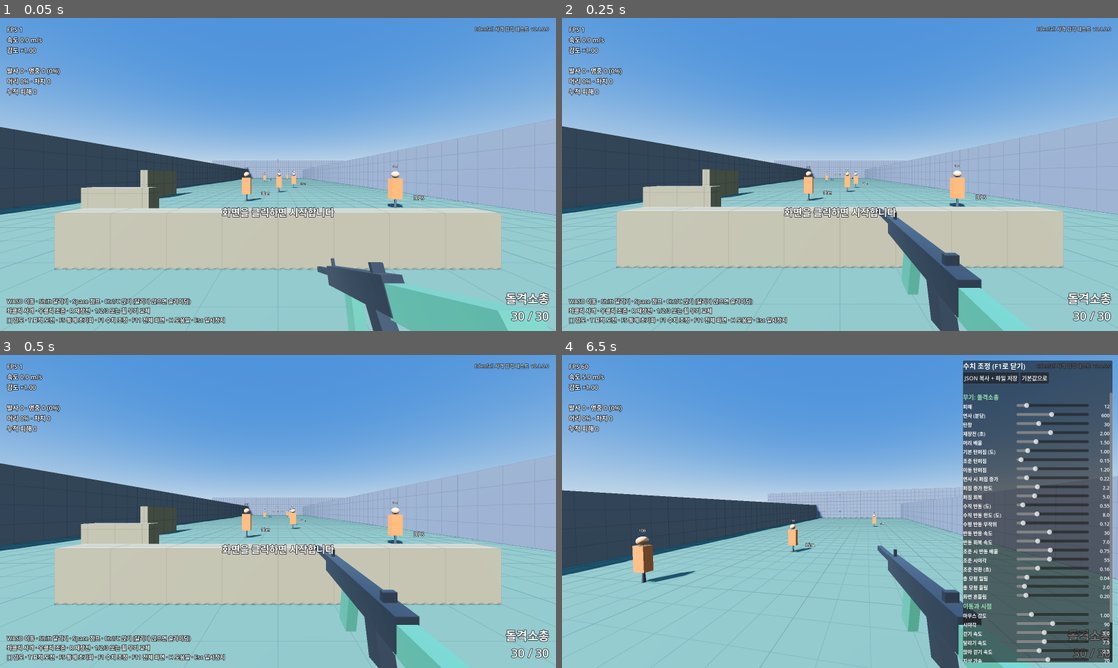
Above: before the commit, frames 1-4 (two rows, left to right).
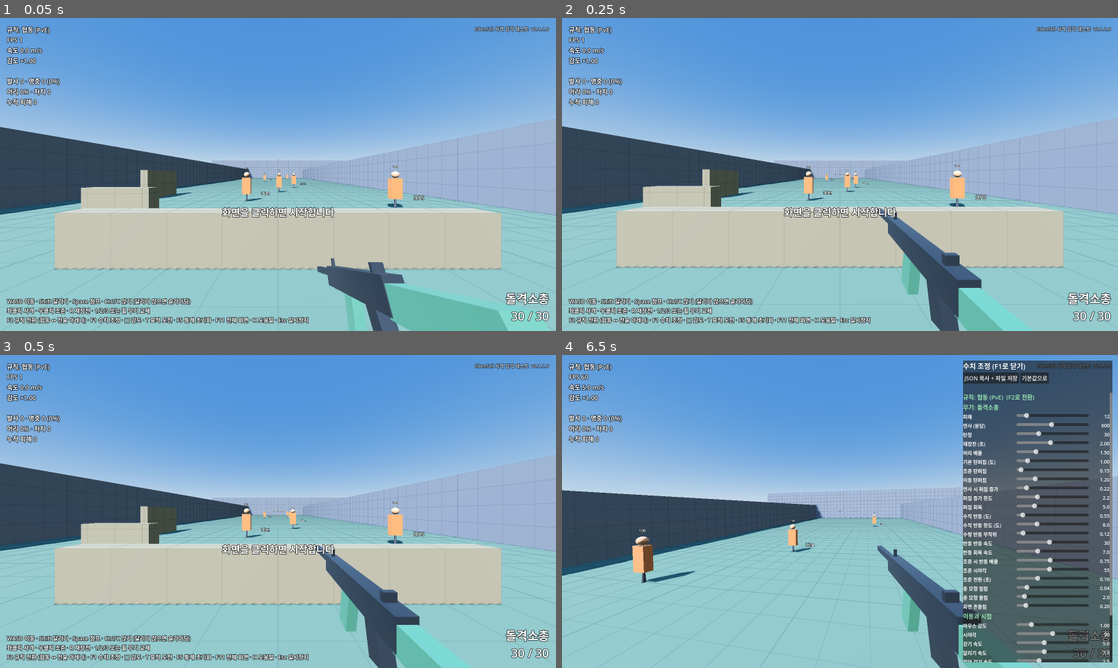
Above: after the commit, the same moments.

Repository: sopo9880/3D_Game_dev_proj
Game: Godot game, scene res://game/range/range.tscn
Two runs of this game, one before a commit and one after it. Both use one fixed random seed, a clock stepped at 60 frames per second and the inputs below.
Inputs (mouse positions are in pixels of both pictures, inside the frame that each line leads up to):
- Up to frame 1 (0.05 s): no input
- Up to frame 2 (0.25 s): no input
- Up to frame 3 (0.5 s): no input
- Up to frame 4 (6.5 s): move the mouse to (962, 495) at 0.52 s; hold D (move_right) 0.53-1.28 s; hold Right mouse button (aim) 0.53-1.28 s; click (962, 495) at 0.67 s; tap Space (jump) at 0.77, 1.07, 1.52, 1.82, 2.3, 2.85, 3.02, 3.32, 3.77, 4.07, 4.52, 4.82, 5.3, 6.02, 6.32 s; tap Ctrl (crouch) at 0.8, 1.35, 3.8, 4.35 s; move the mouse to (812, 511) at 1.27 s; hold W (move_forward) 1.28-5.78 s; tap Shift (sprint) at 1.55, 4.55, 5.85 s; move the mouse to (851, 505) at 2.02 s; hold Shift (sprint) 2.03-2.78 s; move the mouse to (834, 517) at 2.77 s; click (834, 517) at 2.92 s; right-click (834, 517) at 3.05 s; move the mouse to (878, 514) at 3.52 s; hold Right mouse button (aim) 3.53-4.28 s; tap R (reload) at 4.15 s; move the mouse to (795, 508) at 4.27 s; tap F5 (reset_stats) at 4.9 s; move the mouse to (845, 511) at 5.02 s; press the mouse at (845, 511) at 5.03 s; tap H (toggle_help) at 5.65 s; move the mouse to (817, 505) at 5.77 s; release the mouse at (817, 505) at 5.78 s; hold D (move_right) from 5.78 s (still down); right-click (817, 505) at 6.05 s; tap F1 (toggle_tuning) at 6.4 s

The runs differ from the first frame. In frame 1, 1.9% of the frame differs, in the area x 1-99%, y 2-98%; in frame 2, 1.9%; in frame 3, 1.9%; in frame 4, 6.1%, in the area x 1-99%, y 2-99%.

Commit message:
Make PvP a round-based tactical arena; add switchable rule profiles (v0.1.1)
- Blueprint: PvP section rewritten as attack/defend seed-planting mode
  with round economy, one life per round, utility tools (D-034)
- Gunplay and movement numbers split into rule profiles (D-035):
  data/profiles.json, data/weapons_arena.json
- Range test build: F2 switches co-op <-> tactical arena rules;
  self-test covers the arena profile

Co-Authored-By: Claude Fable 5.2 <noreply@anthropic.com>
Claude-Session: https://claude.ai/code/session_0178JCr6JhjCFqrJdXSvHzRV

Diff:
--- /dev/null
+++ b/data/profiles.json
@@ -0,0 +1,9 @@
+[
+  {"id": "coop", "name": "협동 (PvE)", "weapons": "res://data/weapons.json",
+   "movement": {}},
+
+  {"id": "arena", "name": "전술 아레나 (PvP)", "weapons": "res://data/weapons_arena.json",
+   "movement": {"allow_sprint": false, "allow_slide": false, "shift_walks": true,
+                "walk_speed": 5.4, "sprint_speed": 5.4, "crouch_speed": 2.4,
+                "ground_accel": 90, "air_accel": 3, "jump_velocity": 6.2}}
+]
--- /dev/null
+++ b/data/weapons_arena.json
@@ -0,0 +1,25 @@
+[
+  {"id": "pistol", "name": "권총 (아레나)", "slot": 3,
+   "damage": 26, "pellets": 1, "rpm": 400, "auto": false, "mag": 12, "reload_time": 1.6, "reload_per_shell": false,
+   "infinite_ammo": true, "head_mult": 3.0,
+   "falloff_start": 20, "falloff_end": 40, "falloff_min": 0.8,
+   "spread_hip": 0.25, "spread_ads": 0.2, "spread_move": 3.0, "spread_air": 7.0, "bloom_per_shot": 0.7, "bloom_max": 3.0, "bloom_recover": 7.0,
+   "recoil_v": 1.6, "recoil_v_cap": 6.0, "recoil_h": [0.1, -0.15, 0.2, -0.1], "recoil_h_rand": 0.2, "recoil_snap": 32, "recoil_recover": 10, "recoil_reset_time": 0.4, "ads_recoil_mult": 0.9,
+   "ads_fov": 75, "ads_time": 0.12, "kick_back": 0.05, "kick_up": 6.0, "shake": 0.2},
+
+  {"id": "rifle", "name": "소총 (아레나)", "slot": 1,
+   "damage": 39, "pellets": 1, "rpm": 585, "auto": true, "mag": 25, "reload_time": 2.5, "reload_per_shell": false,
+   "infinite_ammo": false, "head_mult": 4.0,
+   "falloff_start": 40, "falloff_end": 60, "falloff_min": 0.85,
+   "spread_hip": 0.2, "spread_ads": 0.12, "spread_move": 5.0, "spread_air": 9.0, "bloom_per_shot": 0.14, "bloom_max": 1.6, "bloom_recover": 4.0,
+   "recoil_v": 0.95, "recoil_v_cap": 7.5, "recoil_h": [0.0, 0.0, 0.05, -0.1, 0.1, 0.45, 0.6, 0.5, 0.3, -0.2, -0.6, -0.7, -0.6, -0.3, 0.2, 0.6], "recoil_h_rand": 0.08, "recoil_snap": 34, "recoil_recover": 6, "recoil_reset_time": 0.35, "ads_recoil_mult": 0.85,
+   "ads_fov": 72, "ads_time": 0.15, "kick_back": 0.04, "kick_up": 2.6, "shake": 0.15},
+
+  {"id": "shotgun", "name": "샷건 (아레나)", "slot": 2,
+   "damage": 13, "pellets": 12, "rpm": 66, "auto": false, "mag": 5, "reload_time": 0.55, "reload_per_shell": true,
+   "infinite_ammo": false, "head_mult": 2.0,
+   "falloff_start": 7, "falloff_end": 16, "falloff_min": 0.15,
+   "spread_hip": 2.6, "spread_ads": 2.6, "spread_move": 0.4, "spread_air": 2.0, "bloom_per_shot": 0.0, "bloom_max": 0.0, "bloom_recover": 5.0,
+   "recoil_v": 5.0, "recoil_v_cap": 12.0, "recoil_h": [0.3, -0.4], "recoil_h_rand": 0.5, "recoil_snap": 22, "recoil_recover": 6, "recoil_reset_time": 0.7, "ads_recoil_mult": 1.0,
+   "ads_fov": 80, "ads_time": 0.15, "kick_back": 0.12, "kick_up": 11.0, "shake": 0.6}
+]
--- a/game/input_setup.gd
+++ b/game/input_setup.gd
@@ -7,7 +7,7 @@
 	&"jump": [KEY_SPACE], &"sprint": [KEY_SHIFT], &"crouch": [KEY_CTRL, KEY_C],
 	&"reload": [KEY_R],
 	&"weapon_1": [KEY_1], &"weapon_2": [KEY_2], &"weapon_3": [KEY_3],
-	&"toggle_tuning": [KEY_F1], &"toggle_help": [KEY_H], &"reset_stats": [KEY_F5],
+	&"toggle_tuning": [KEY_F1], &"toggle_profile": [KEY_F2], &"toggle_help": [KEY_H], &"reset_stats": [KEY_F5],
 	&"start_challenge": [KEY_T], &"sens_down": [KEY_BRACKETLEFT], &"sens_up": [KEY_BRACKETRIGHT],
 	&"toggle_fullscreen": [KEY_F11], &"pause": [KEY_ESCAPE],
 }
--- a/game/player/player.gd
+++ b/game/player/player.gd
@@ -6,6 +6,7 @@
 signal weapon_switched(gun: Gun)
 signal hit_confirmed(damage: float, head: bool, killed: bool)
 signal shot_fired
+signal profile_changed(profile_name: String)
 
 const STAND_HEIGHT := 1.8
 const CROUCH_HEIGHT := 1.1
@@ -39,6 +40,13 @@
 var gravity: float = 20.0
 var slide_speed: float = 10.0
 var slide_friction: float = 7.0
+
+## 규칙 묶음(프로필)이 켜고 끄는 값. 협동과 아레나가 같은 컨트롤러를 다른 규칙으로 쓴다.
+var allow_sprint: bool = true
+var allow_slide: bool = true
+var shift_walks: bool = false      ## true면 Shift가 달리기 대신 조용히 걷기(절반 속도)
+var profiles: Array = []
+var profile_index: int = -1
 
 var input_enabled: bool = true
 var force_active: bool = false    ## 자동 점검용: 마우스가 잡혀 있지 않아도 입력을 받는다
@@ -82,6 +90,14 @@
 var _roll: float = 0.0
 var _switch_lock: float = 0.0
 var _empty_clicked: bool = false
+var _base_values: Dictionary[String, Variant] = {}
+
+## 프로필이 덮어쓸 수 있는 값. 감도와 시야각은 개인 설정이라 프로필이 건드리지 않는다.
+const PROFILE_KEYS: Array[String] = [
+	"allow_sprint", "allow_slide", "shift_walks",
+	"walk_speed", "sprint_speed", "crouch_speed", "ground_accel", "air_accel",
+	"jump_velocity", "gravity", "slide_speed", "slide_friction",
+]
 
 
 func _ready() -> void:
@@ -106,13 +122,45 @@
 	viewmodel = Viewmodel.new()
 	camera.add_child(viewmodel)
 
-	for def in WeaponDef.load_all("res://data/weapons.json"):
+	for key: String in PROFILE_KEYS:
+		_base_values[key] = get(key)
+	var parsed: Variant = JSON.parse_string(FileAccess.get_file_as_string("res://data/profiles.json"))
+	profiles = parsed if parsed is Array else []
+	apply_profile(0)
+
+
+## 규칙 묶음을 바꾼다: 이동 수치와 허용 동작, 무기 목록이 통째로 바뀐다.
+func apply_profile(index: int) -> void:
+	if profiles.is_empty():
+		push_error("data/profiles.json 을 읽을 수 없음")
+		return
+	profile_index = posmod(index, profiles.size())
+	var profile: Dictionary = profiles[profile_index]
+	for key: String in _base_values:
+		set(key, _base_values[key])
+	var movement: Dictionary = profile.get("movement", {})
+	for key: String in movement:
+		if not _base_values.has(key):
+			push_warning("프로필 %s: 모르는 항목 '%s'" % [profile.get("id"), key])
+		elif _base_values[key] is bool:
+			set(key, bool(movement[key]))
+		else:
+			set(key, float(movement[key]))
+	sliding = false
+	guns.clear()
+	gun = null
+	for def in WeaponDef.load_all(str(profile.get("weapons", "res://data/weapons.json"))):
 		var g := Gun.new(def)
 		g.reload_started.connect(func() -> void: sfx.play(&"reload", 0.05))
 		g.reload_step.connect(func() -> void: sfx.play(&"shell", 0.08))
 		g.reload_finished.connect(func() -> void: sfx.play(&"reload", 0.05))
 		guns.append(g)
 	_equip(0)
+	profile_changed.emit(profile_name())
+
+
+func profile_name() -> String:
+	return str((profiles[profile_index] as Dictionary).get("name", "?")) if profile_index >= 0 else "?"
 
 
 func _unhandled_input(event: InputEvent) -> void:
@@ -192,7 +240,8 @@
 	var wish := (Basis(Vector3.UP, yaw) * Vector3(input.x, 0, input.y)).normalized()
 	var on_floor := is_on_floor()
 	var want_crouch := active and Input.is_action_pressed(&"crouch")
-	var want_sprint := active and Input.is_action_pressed(&"sprint") and input.y < 0.0 and not want_crouch \
+	var shift := active and Input.is_action_pressed(&"sprint")
+	var want_sprint := allow_sprint and shift and input.y < 0.0 and not want_crouch \
 			and ads_amount < 0.3 and not (gun.def.auto and Input.is_action_pressed(&"fire"))
 
 	_coyote = 0.1 if on_floor else maxf(_coyote - delta, 0.0)
@@ -200,7 +249,7 @@
 	_slide_cooldown = maxf(_slide_cooldown - delta, 0.0)
 
 	# 슬라이딩 시작: 달리다가 앉기.
-	if not sliding and on_floor and want_crouch and not crouching and _slide_cooldown <= 0.0 \
+	if allow_slide and not sliding and on_floor and want_crouch and not crouching and _slide_cooldown <= 0.0 \
 			and horizontal_speed() > walk_speed + 0.5:
 		sliding = true
 		_slide_time = 0.0
@@ -223,6 +272,8 @@
 			_slide_cooldown = 0.35
 	else:
 		var max_speed := crouch_speed if crouching else (sprint_speed if want_sprint else walk_speed)
+		if shift_walks and shift and not crouching:
+			max_speed = walk_speed * 0.5
 		max_speed *= lerpf(1.0, 0.7, ads_amount)
 		var target := wish * max_speed
 		var horiz := Vector3(velocity.x, 0, velocity.z)
--- a/game/range/range.gd
+++ b/game/range/range.gd
@@ -72,6 +72,11 @@
 	elif event is InputEventMouseButton and event.pressed and Input.mouse_mode != Input.MOUSE_MODE_CAPTURED and not panel.visible:
 		Input.mouse_mode = Input.MOUSE_MODE_CAPTURED
 		get_viewport().set_input_as_handled()
+	elif event.is_action_pressed(&"toggle_profile"):
+		player.apply_profile(player.profile_index + 1)
+		player.reset_stats()
+		if panel.visible:
+			panel.rebuild()
 	elif event.is_action_pressed(&"toggle_help"):
 		hud.toggle_help()
 	elif event.is_action_pressed(&"reset_stats"):
@@ -342,6 +347,38 @@
 	if player.global_position.y - y0 < 0.5:
 		errors.append("점프 높이 %.2fm" % (player.global_position.y - y0))
 
+	# 전술 아레나 규칙: 달리기와 슬라이딩이 없고, 움직이면 탄이 크게 퍼지며, 소총 머리 한 발에 쓰러진다.
+	await _frames(20)
+	player.apply_profile(1)
+	await _frames(20)
+	if player.allow_sprint or player.allow_slide or player.guns.size() != 3:
+		errors.append("아레나 규칙이 적용되지 않음")
+	player.equip_by_id(&"rifle")
+	await _frames(20)
+	var still := player.gun.spread(false, 0.0, false)
+	var moving := player.gun.spread(false, 1.0, false)
+	if still > 0.5 or moving < still * 8.0:
+		errors.append("아레나 소총 탄퍼짐: 정지 %.2f, 이동 %.2f" % [still, moving])
+	target.reset()
+	await _frames(2)
+	_aim_at(target.global_position + Vector3(0, 1.69, 0))
+	await _frames(2)
+	player._shoot()
+	await _frames(2)
+	if target.visible:
+		errors.append("아레나 소총 머리 한 발에 쓰러지지 않음 (남은 체력 %.0f)" % target.hp)
+	start = player.global_position
+	Input.action_press(&"sprint")
+	Input.action_press(&"move_forward")
+	await get_tree().create_timer(1.0).timeout
+	Input.action_release(&"move_forward")
+	Input.action_release(&"sprint")
+	walked = player.global_position.distance_to(start)
+	if walked > 3.2:
+		errors.append("아레나에서 Shift는 조용히 걷기여야 함: 1초에 %.2fm" % walked)
+	player.apply_profile(0)
+	await _frames(5)
+
 	# 조정값 내보내기 형식.
 	var exported := panel.export_data()
 	if (exported["weapons"] as Array).size() != player.guns.size():
--- a/game/ui/hud.gd
+++ b/game/ui/hud.gd
@@ -31,7 +31,7 @@
 	_help.text = "\n".join([
 		"WASD 이동 · Shift 달리기 · Space 점프 · Ctrl/C 앉기 (달리다 앉으면 슬라이딩)",
 		"좌클릭 사격 · 우클릭 조준 · R 재장전 · 1/2/3 또는 휠 무기 교체",
-		"[ ] 감도 · T 표적 도전 · F5 통계 초기화 · F1 수치 조정 · F11 전체 화면 · H 도움말 · Esc 일시정지",
+		"F2 규칙 전환 (협동 ↔ 전술 아레나) · F1 수치 조정 · [ ] 감도 · T 표적 도전 · F5 통계 초기화 · F11 전체 화면 · H 도움말 · Esc 일시정지",
 	])
 	_paused.text = "화면을 클릭하면 시작합니다"
 
@@ -54,8 +54,8 @@
 	_ammo.text = "%s\n%d / %s%s" % [g.def.display_name, g.mag, ammo_text, "  재장전…" if g.is_reloading() else ""]
 	var acc := 100.0 * player.stat_hits / maxi(player.stat_shots, 1)
 	var head_rate := 100.0 * player.stat_heads / maxi(player.stat_hits, 1)
-	_stats.text = "FPS %d\n속도 %.1f m/s\n감도 ×%.2f\n\n발사 %d · 명중 %d (%.0f%%)\n머리 %.0f%% · 처치 %d\n누적 피해 %d" % [
-		Engine.get_frames_per_second(), player.horizontal_speed(), player.sens_mult,
+	_stats.text = "규칙: %s\nFPS %d\n속도 %.1f m/s\n감도 ×%.2f\n\n발사 %d · 명중 %d (%.0f%%)\n머리 %.0f%% · 처치 %d\n누적 피해 %d" % [
+		player.profile_name(), Engine.get_frames_per_second(), player.horizontal_speed(), player.sens_mult,
 		player.stat_shots, player.stat_hits, acc, head_rate, player.stat_kills, roundi(player.stat_damage)]
 	_top.text = message
 	_paused.visible = Input.mouse_mode != Input.MOUSE_MODE_CAPTURED and player.input_enabled
--- a/game/ui/tuning_panel.gd
+++ b/game/ui/tuning_panel.gd
@@ -49,6 +49,7 @@
 func rebuild() -> void:
 	for c in _box.get_children():
 		c.queue_free()
+	_section("규칙: %s  (F2로 전환)" % player.profile_name())
 	_section("무기: %s" % player.gun.def.display_name)
 	for t in WeaponDef.TUNABLES:
 		_row(player.gun.def, t)
@@ -107,7 +108,11 @@
 	var movement := {}
 	for t in PlayerController.TUNABLES:
 		movement[t[0]] = snappedf(float(player.get(t[0])), 0.001)
-	return {"version": ProjectSettings.get_setting("application/config/version", "?"), "weapons": weapons, "movement": movement}
+	return {
+		"version": ProjectSettings.get_setting("application/config/version", "?"),
+		"profile": str((player.profiles[player.profile_index] as Dictionary).get("id", "?")),
+		"weapons": weapons, "movement": movement,
+	}
 
 
 func _export() -> void:
@@ -122,14 +127,7 @@
 
 
 func _reset() -> void:
-	var defaults := WeaponDef.load_all("res://data/weapons.json")
-	for g in player.guns:
-		for d in defaults:
-			if d.id == g.def.id:
-				g.def = d
-	var fresh := PlayerController.new()
-	for t in PlayerController.TUNABLES:
-		player.set(t[0], fresh.get(t[0]))
-	fresh.free()
+	# 현재 규칙 묶음을 다시 적용하면 무기와 이동 수치가 데이터 파일의 값으로 돌아간다.
+	player.apply_profile(player.profile_index)
 	rebuild()
 	_status.text = "기본값으로 되돌렸습니다."
--- a/project.godot
+++ b/project.godot
@@ -7,7 +7,7 @@
 
 config/name="Edenfall"
 config/description="가꾸고, 자동화하고, 싸워서 되살리는 협동 게임"
-config/version="0.1.0.0"
+config/version="0.1.1.0"
 run/main_scene="res://game/range/range.tscn"
 config/features=PackedStringArray("4.7", "Forward Plus")
 
Not shown, changed: tools/TEST_BUILD_README.txt
Not shown, changed: Blueprint/01_vision.md
Not shown, changed: Blueprint/02_systems.md
Not shown, changed: Blueprint/06_roadmap.md
Not shown, changed: Blueprint/07_decisions.md
Not shown, changed: Blueprint/08_dev_process.md
